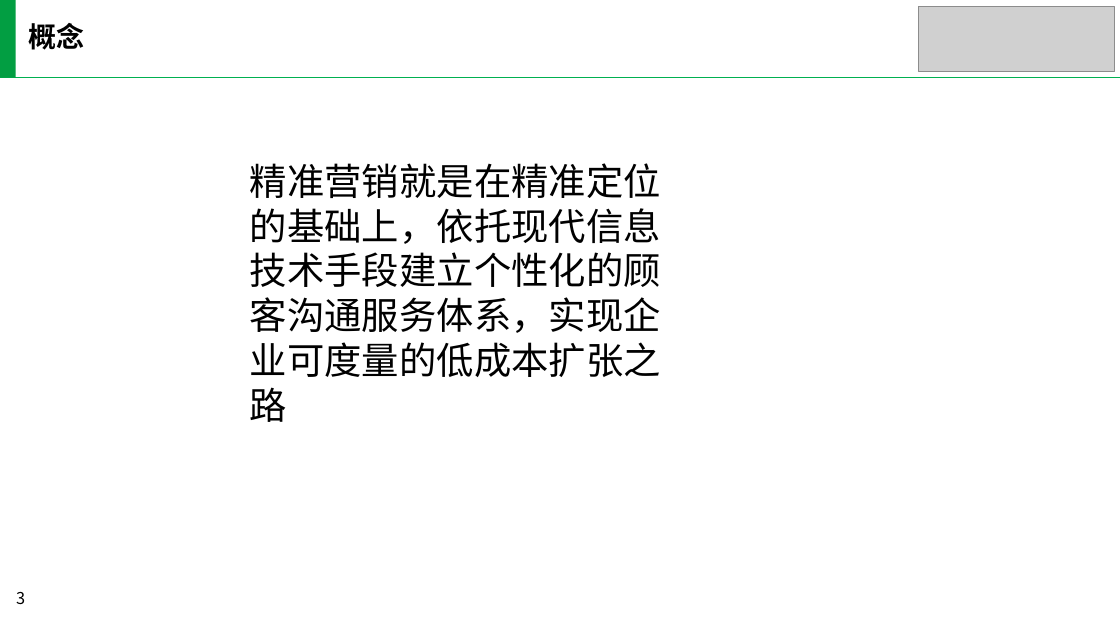
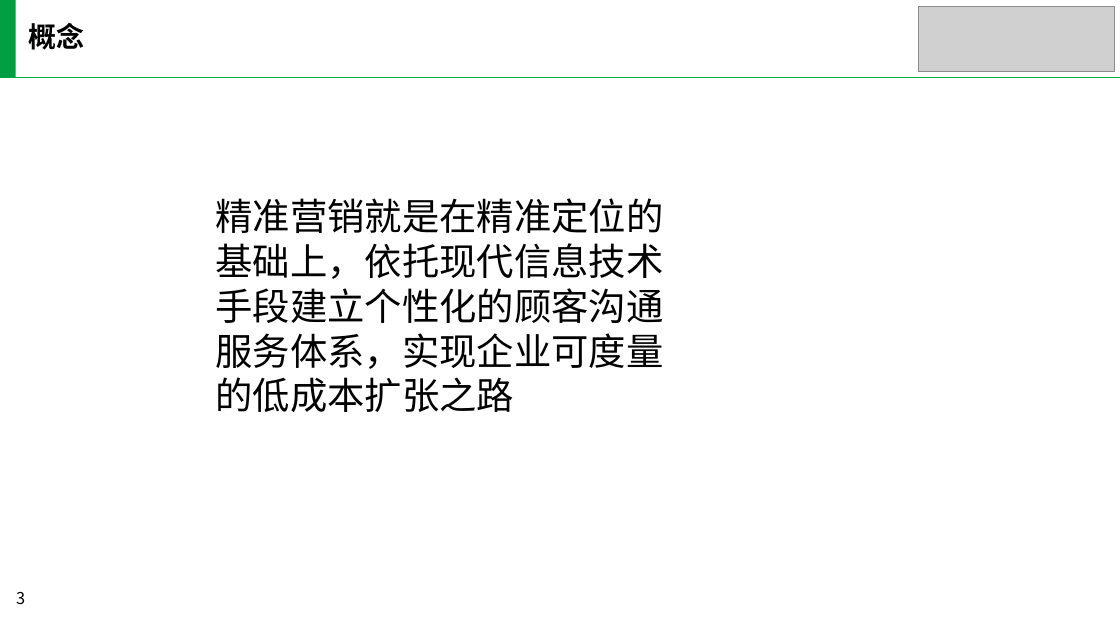
Before and after one commit to yaobozhang/YF_EB, a slide deck: slide 3 of 会员体系/精准营销/电商v2.0/生命周期精准营销/精准营销设计.pptx. Drawn at 1120x630 pixels with LibreOffice and Linux fonts; fonts in the diff are those of the drawing; grey boxes stand for pictures; background and template pictures are left out. Boxes give left, top, right and bottom in pixels: in the first picture for what was removed or moved away, otherwise in the second. Text is boxed around its words. In the diff, an @@ line names an element or a change of style, - is before the commit and + after.

```diff
--- a/会员体系/精准营销/电商v2.0/生命周期精准营销/精准营销设计.pptx
+++ b/会员体系/精准营销/电商v2.0/生命周期精准营销/精准营销设计.pptx
@@ text "精准营销就是在精准定位的基础上，依托现代信息技术手段建立个性化的顾客沟通服务体系，实现企业可度量的低成本扩张之路" rewrapped from [250,163,661,422] to [215,198,663,412] @@
```
Also in this commit, not shown: 5 other slides changed, 4 slides added, 2 slides removed, 1 other file.
